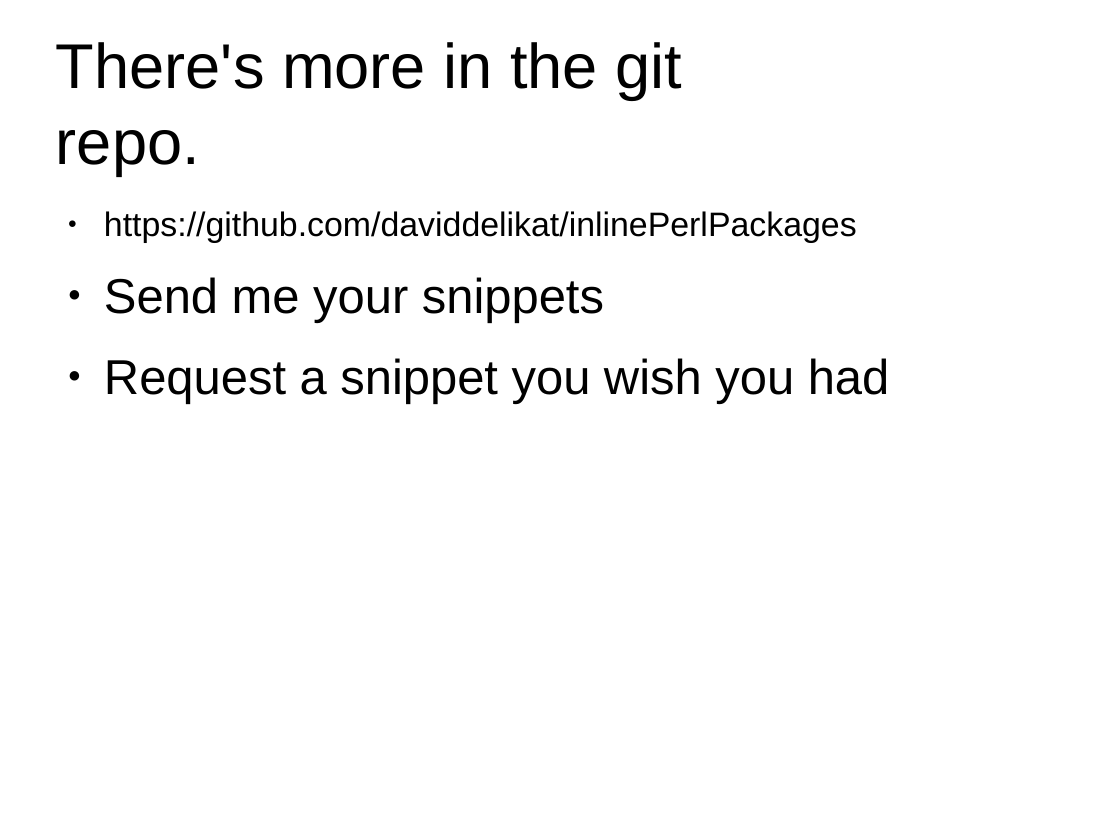
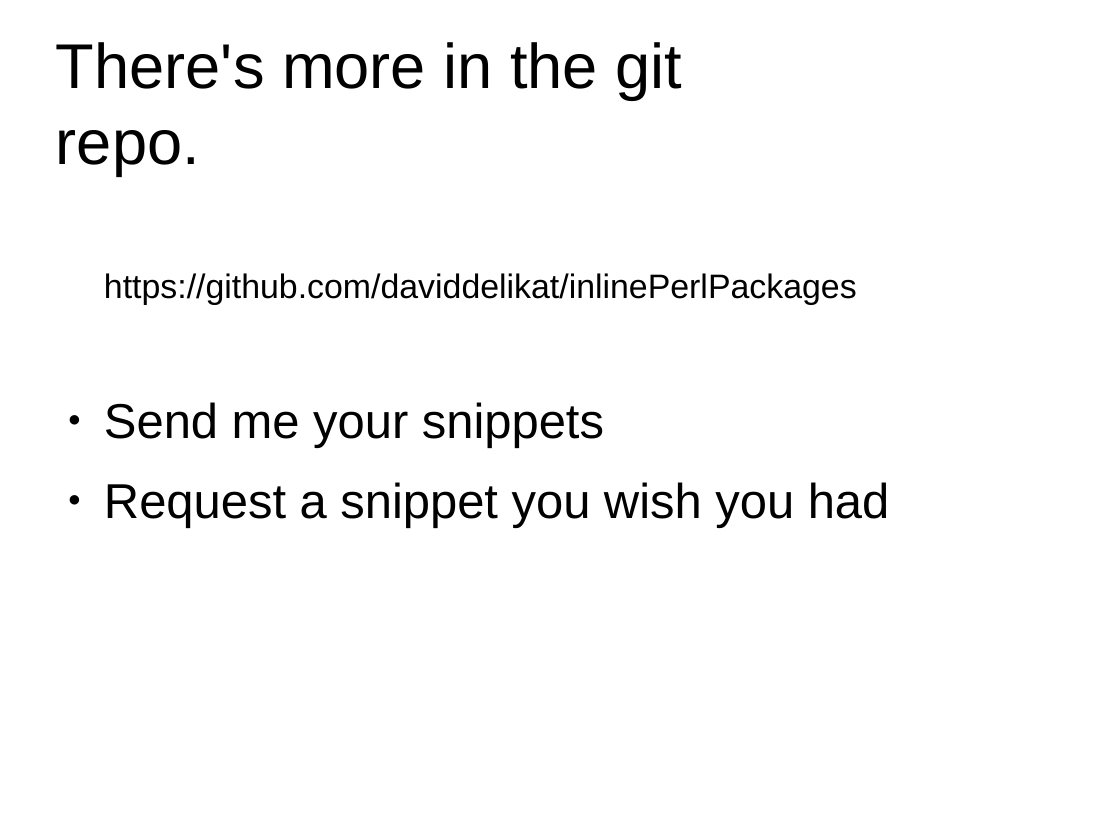
Before and after one commit to daviddelikat/inlinePerlPackages, a slide deck: slide 23 of docs/presentation.odp (slide 20 before the commit). Drawn at 1120x840 pixels with LibreOffice and Linux fonts; fonts in the diff are those of the drawing; background and template pictures are left out. Boxes give left, top, right and bottom in pixels: in the first picture for what was removed or moved away, otherwise in the second. Text is boxed around its words. In the diff, an @@ line names an element or a change of style, - is before the commit and + after.

```diff
--- a/docs/presentation.odp
+++ b/docs/presentation.odp
@@ text at (104,273,857,305): bullet ● to none @@
```
Also in this commit, not shown: 2 other slides changed, 3 slides added.
